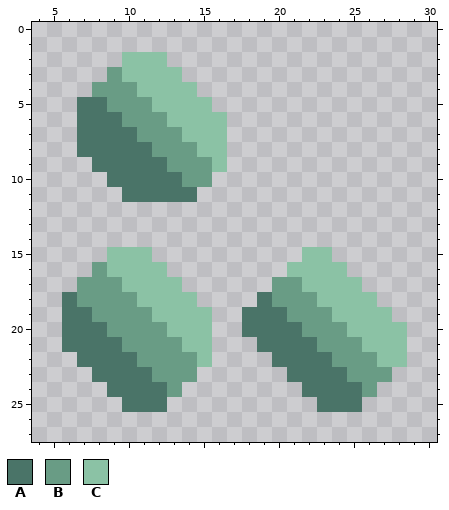
Two states of a pixel-art sprite, sprites/blocks/environment/ore-kiten2.png. That is the earlier state.
The file is 32x32 pixels. Shown: x 4..30, y 0..27.
Palette (. is transparent): A #4a7468  B #699c85  C #8bc2a5
Pixels before, first column x 6:
 2 ....CCC................
 3 ...BCCCC...............
 4 ..BBBCCCC..............
 5 .AABBBCCCC.............
 6 .AAABBBCCCC............
 7 .AAAABBBCCC............
 8 .AAAAABBBCC............
 9 ..AAAAABBBC............
10 ...AAAAABB.............
11 ....AAAAA..............
12 .......................
13 .......................
14 .......................
15 ...CCC..........CC.....
16 ..BCCCC........CCCC....
17 .BBBCCCC......BBCCCC...
18 ABBBBCCCC....ABBBCCCC..
19 AABBBBCCCC..AAABBBCCCC.
20 AAABBBBCCC..AAAABBBCCCC
21 AAAABBBBCC...AAAABBBCCC
22 .AAAABBBBC....AAAABBBCC
23 ..AAAABBB......AAAABBB.
24 ...AAAAB........AAAAB..
25 ....AAA..........AAA...
The same view after the edit:
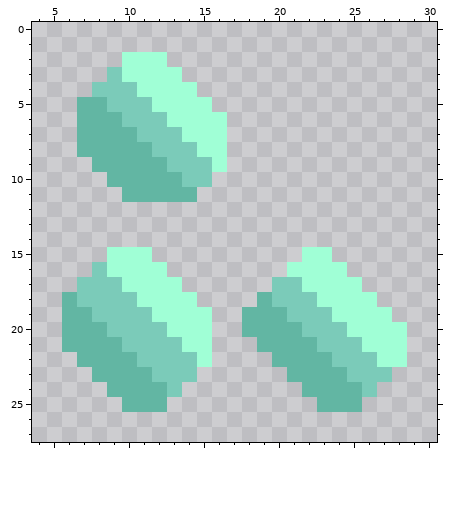
Changes in this commit:
colour A: #4a7468 -> #62b6a3
colour B: #699c85 -> #7bcbb9
colour C: #8bc2a5 -> #a0ffd6
Changed places in both pictures, as pixel boxes (x1, y1, x2, y2):
changed: (77, 52, 227, 202)
changed: (62, 247, 407, 412)
